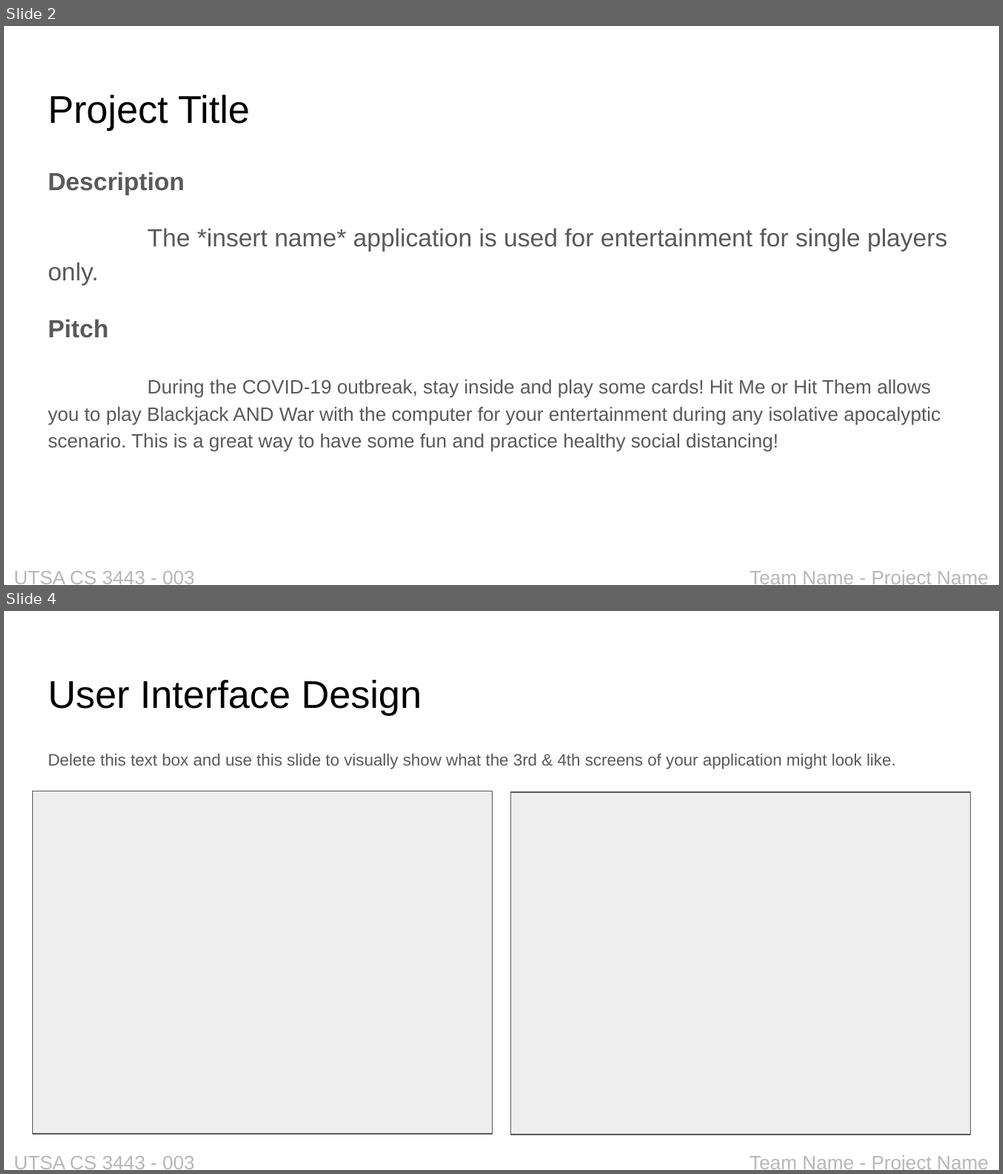
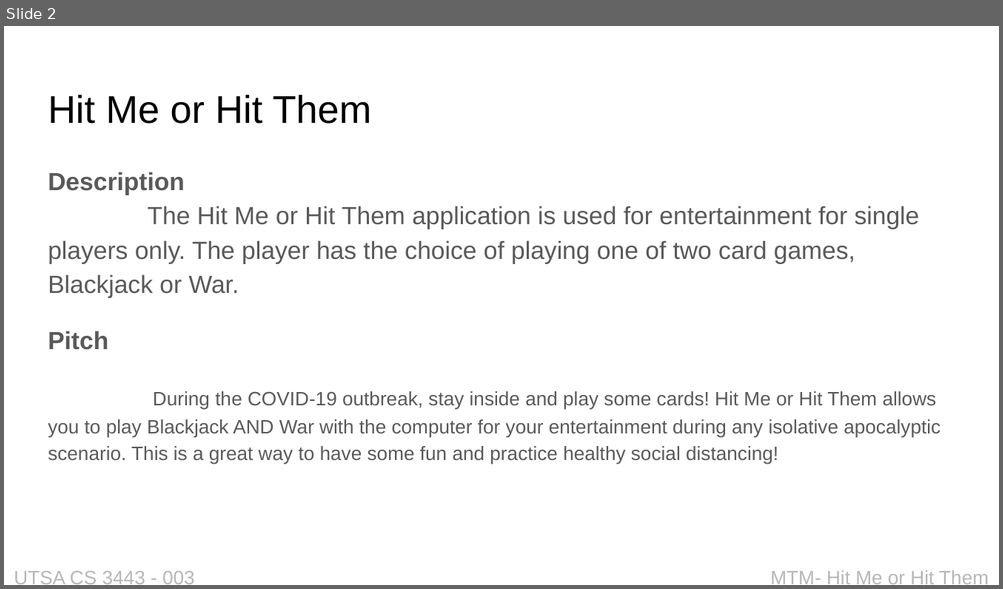
Before and after one commit to JayBlaine/Hit-Me-Or-Hit-Them, a slide deck: Applications Proposal.pptx. Shown one above the other, each under a label of ours: slides 2 and 4 before the commit, slide 2 after it; the slides between them are not shown. The pictures are 1003x1174 and 1003x589 pixels, drawn with LibreOffice and Linux fonts; fonts in the diff are those of the drawing. Boxes give left, top, right and bottom in pixels: in the first picture for what was removed or moved away, otherwise in the second. Text is boxed around its words. In the diff, an @@ line names an element or a change of style, - is before the commit and + after.

```diff
--- a/Applications Proposal.pptx
+++ b/Applications Proposal.pptx
@@ slide 4 removed at <box>4,611,999,1170</box>, background #FFFFFF @@
@@ title removed at <box>48,680,422,715</box> @@
-User Interface Design
@@ text removed at <box>48,754,896,769</box> @@
-Delete this text box and use this slide to visually show what the 3rd & 4th screens of your application might look like.
@@ rectangle removed at <box>33,791,492,1134</box> @@
@@ rectangle removed at <box>510,792,970,1135</box> @@
@@ text removed at <box>14,1156,195,1170</box> @@
-UTSA CS 3443 - 003
@@ text removed at <box>749,1156,988,1170</box> @@
-Team Name - Project Name
@@ slide 2 changed as well @@
@@ title at <box>48,95,372,124</box>: text changed @@
-Project Title
+Hit Me or Hit Them
@@ text at <box>48,206,919,298</box>: text changed @@
-The *insert name* application is used for entertainment for single players only.
+The Hit Me or Hit Them application is used for entertainment for single players only. The player has the choice of playing one of two card games, Blackjack or War.
@@ text at <box>770,571,988,585</box>: text changed @@
-Team Name - Project Name
+MTM- Hit Me or Hit Them
```
Also in this commit, not shown: 3 slides added, 1 other slide removed.
